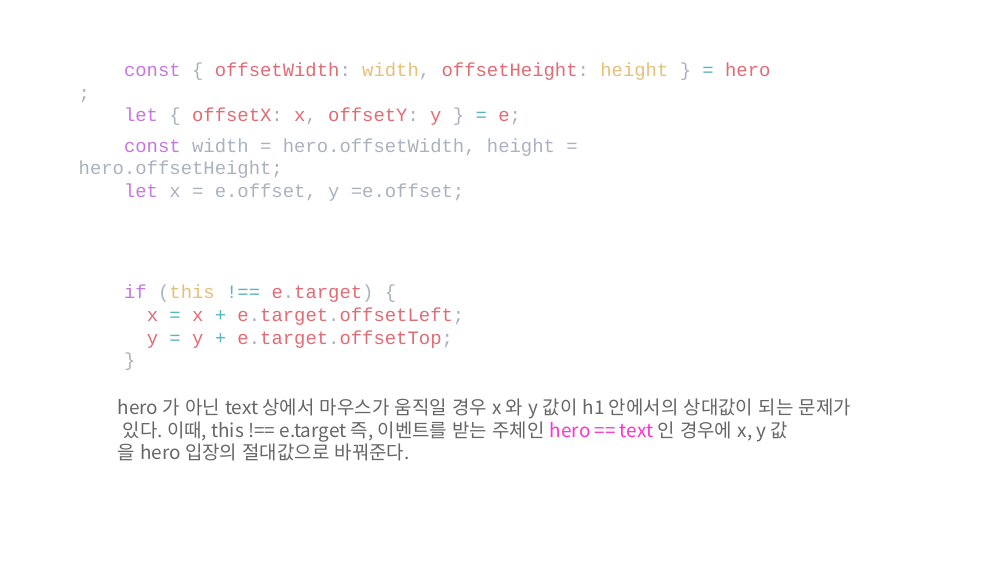
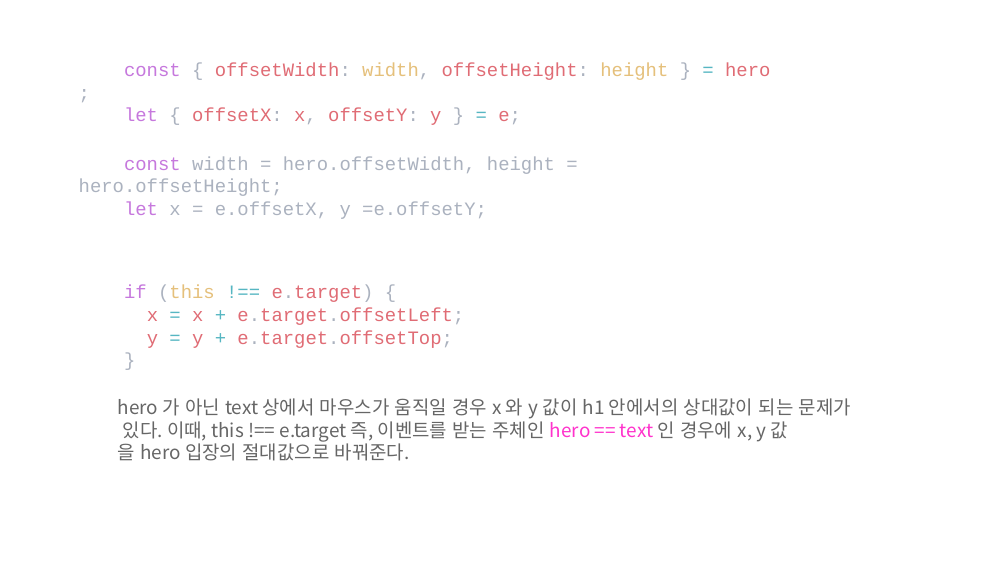
Before and after one commit to lsh58/Javascript, a slide deck: slide 2 of study/JavaScript30-master/JS30_16.pptx. Drawn at 1008x567 pixels with LibreOffice and Linux fonts; fonts in the diff are those of the drawing. Boxes give left, top, right and bottom in pixels: in the first picture for what was removed or moved away, otherwise in the second. Text is boxed around its words. In the diff, an @@ line names an element or a change of style, - is before the commit and + after.

```diff
--- a/study/JavaScript30-master/JS30_16.pptx
+++ b/study/JavaScript30-master/JS30_16.pptx
@@ text "const width = hero.offsetWidth, height ...": place and size @@
-text "const width = hero.offsetWidth, height ..." at (79, 138, 555, 201)
+text "const width = hero.offsetWidth, height ..." at (79, 156, 555, 219)
@@ text at (124, 202, 487, 219): text changed @@
-let x = e.offset, y =e.offset;
+let x = e.offsetX, y =e.offsetY;
```
Also in this commit, not shown: 2 other files.
